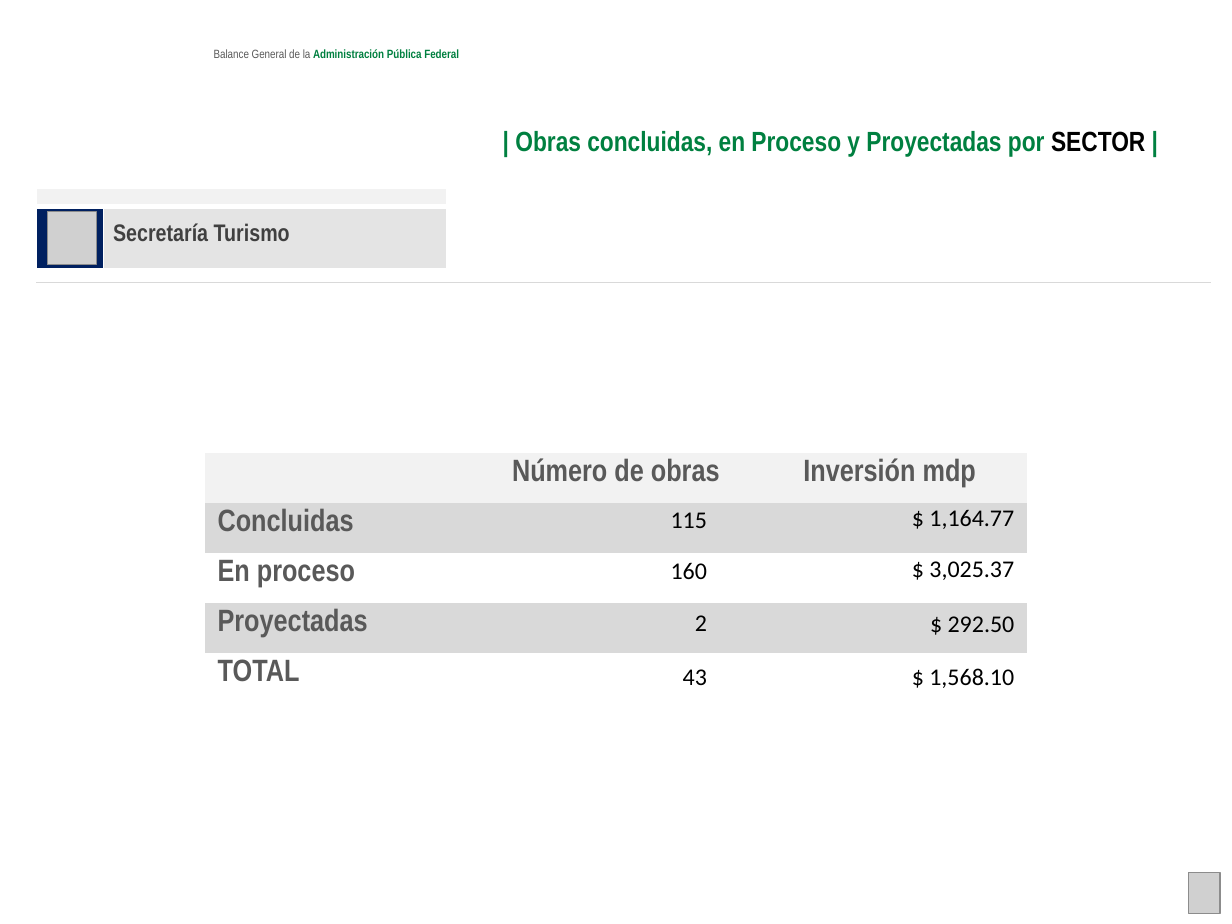
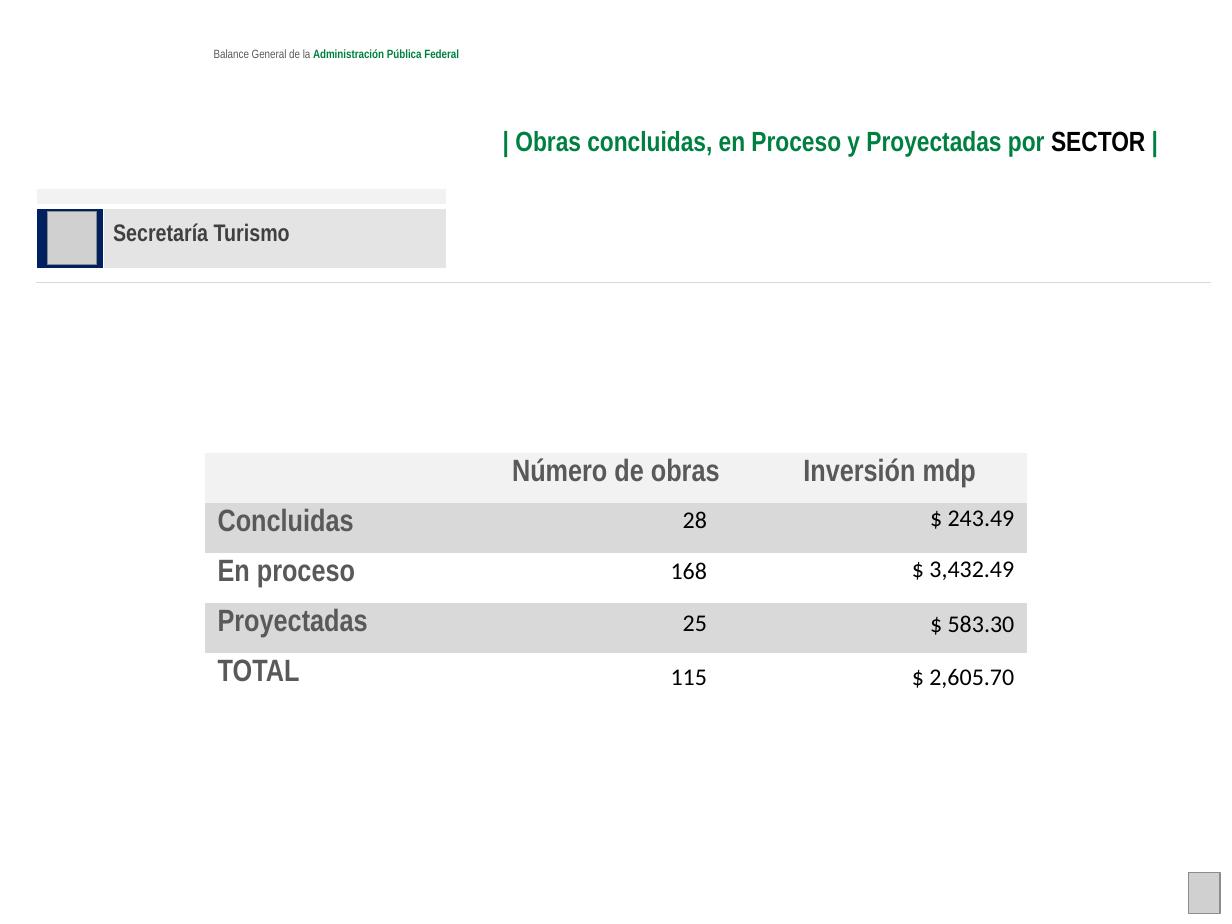
Before and after one commit to fpedro23/djangoObras, a slide deck: slide 19 of obras/static/ppt/ppt-generados/hiper_por_sector_1.pptx (slide 17 before the commit). Drawn at 1232x924 pixels with LibreOffice and Linux fonts; fonts in the diff are those of the drawing; grey boxes stand for pictures; background and template pictures are left out. Boxes give left, top, right and bottom in pixels: in the first picture for what was removed or moved away, otherwise in the second. Text is boxed around its words. In the diff, an @@ line names an element or a change of style, - is before the commit and + after.

```diff
--- a/obras/static/ppt/ppt-generados/hiper_por_sector_1.pptx
+++ b/obras/static/ppt/ppt-generados/hiper_por_sector_1.pptx
@@ text at [683,511,707,528]: text changed @@
-115
+28
@@ text at [948,510,1015,526]: text changed @@
-$ 1,164.77
+$ 243.49
@@ text at [671,562,707,579]: text changed @@
-160
+168
@@ text at [929,561,1014,580]: text changed @@
-$ 3,025.37
+$ 3,432.49
@@ text at [683,615,707,631]: text changed @@
-2
+25
@@ text at [948,615,1015,632]: text changed @@
-$ 292.50
+$ 583.30
@@ text at [671,669,707,685]: text changed @@
-43
+115
@@ text at [929,668,1014,688]: text changed @@
-$ 1,568.10
+$ 2,605.70
```
Also in this commit, not shown: 14 other slides changed, 2 slides added, 5 other files.
